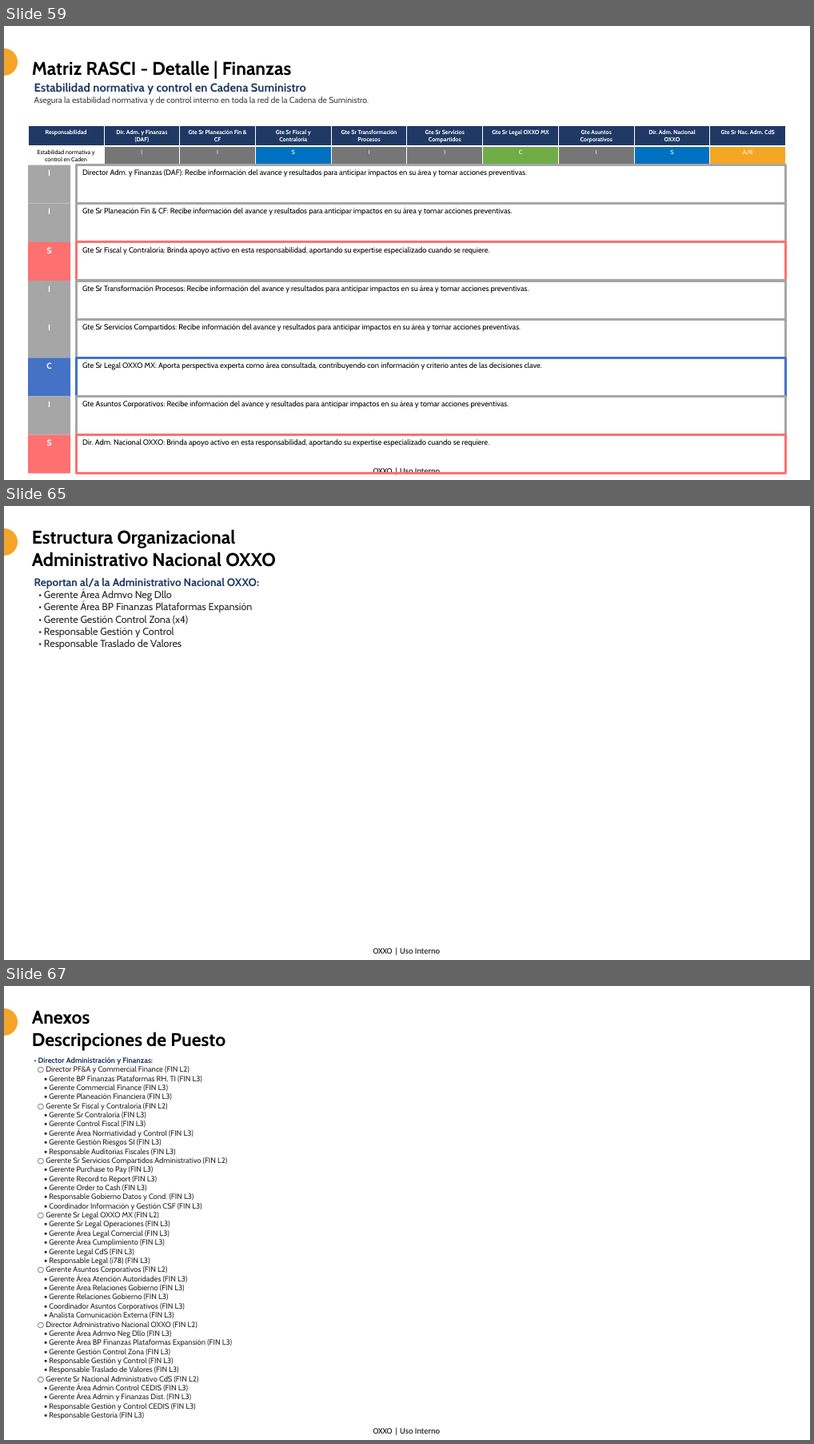
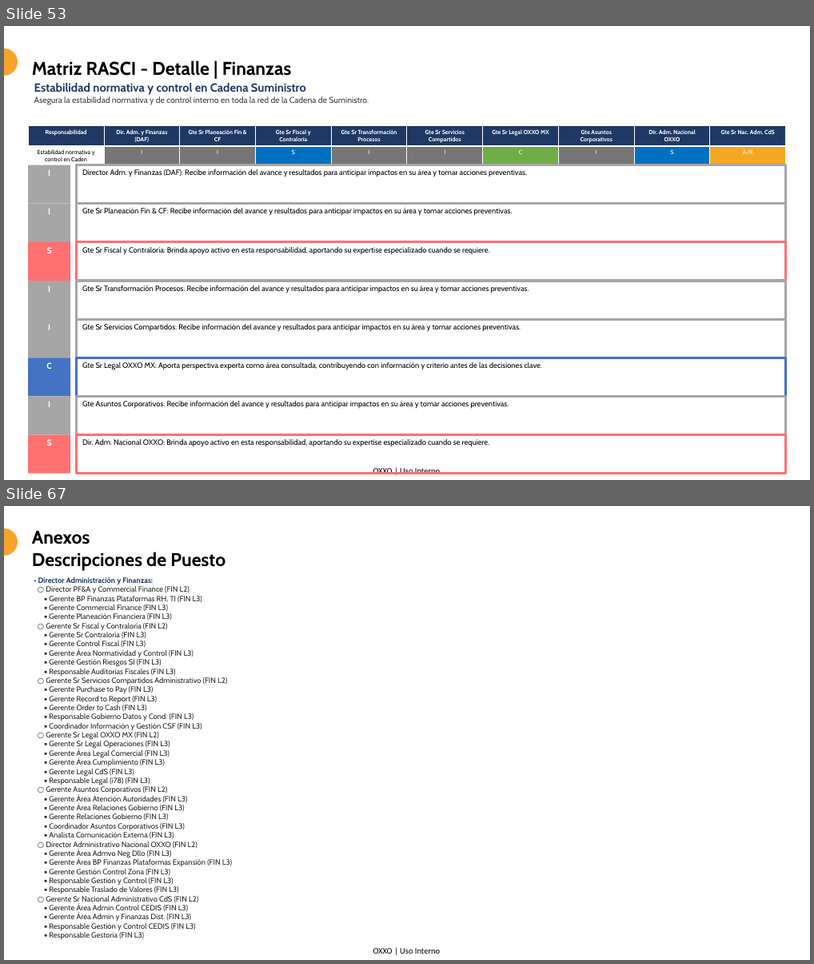
Before and after one commit to Rojast-AI/oxxo, a slide deck: Finanzas/Playbook/Finanzas Playbook.pptx. Shown one above the other, each under a label of ours: slides 59, 65 and 67 before the commit, slides 53 and 67 after it; the slides between them are not shown. The pictures are 814x1444 and 814x964 pixels, drawn with LibreOffice and Linux fonts; fonts in the diff are those of the drawing; background and template pictures are left out. Boxes give left, top, right and bottom in pixels: in the first picture for what was removed or moved away, otherwise in the second. Text is boxed around its words. In the diff, an @@ line names an element or a change of style, - is before the commit and + after.

```diff
--- a/Finanzas/Playbook/Finanzas Playbook.pptx
+++ b/Finanzas/Playbook/Finanzas Playbook.pptx
@@ slide 65 removed at <box>4,506,810,960</box>, background #FFFFFF; not listed: 2 template elements that a slide beside it also shows @@
@@ title removed at <box>32,529,276,567</box> @@
-Estructura Organizacional
-Administrativo Nacional OXXO
@@ text removed at <box>34,577,259,649</box> @@
-Reportan al/a la Administrativo Nacional OXXO:
-• Gerente Área Admvo Neg Dllo
-• Gerente Área BP Finanzas Plataformas Expansión
-• Gerente Gestión Control Zona (x4)
-• Responsable Gestión y Control
-• Responsable Traslado de Valores
@@ what was slide 59 is now slide 53 @@
```
Also in this commit, not shown: 7 slides changed, 7 slides added, 6 other slides removed, 1 other file.
